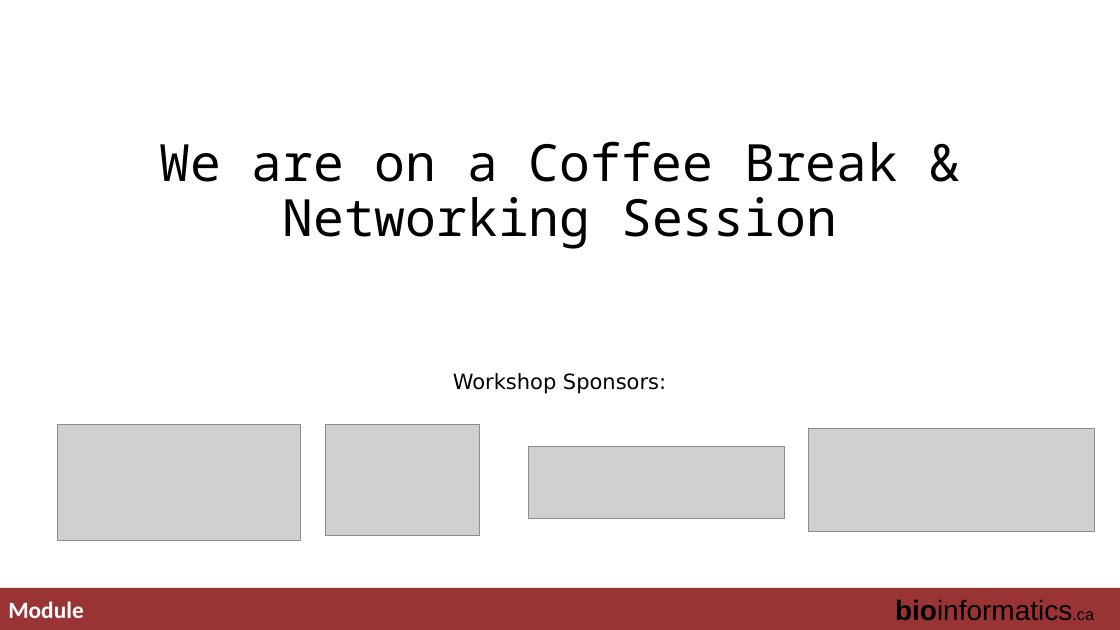
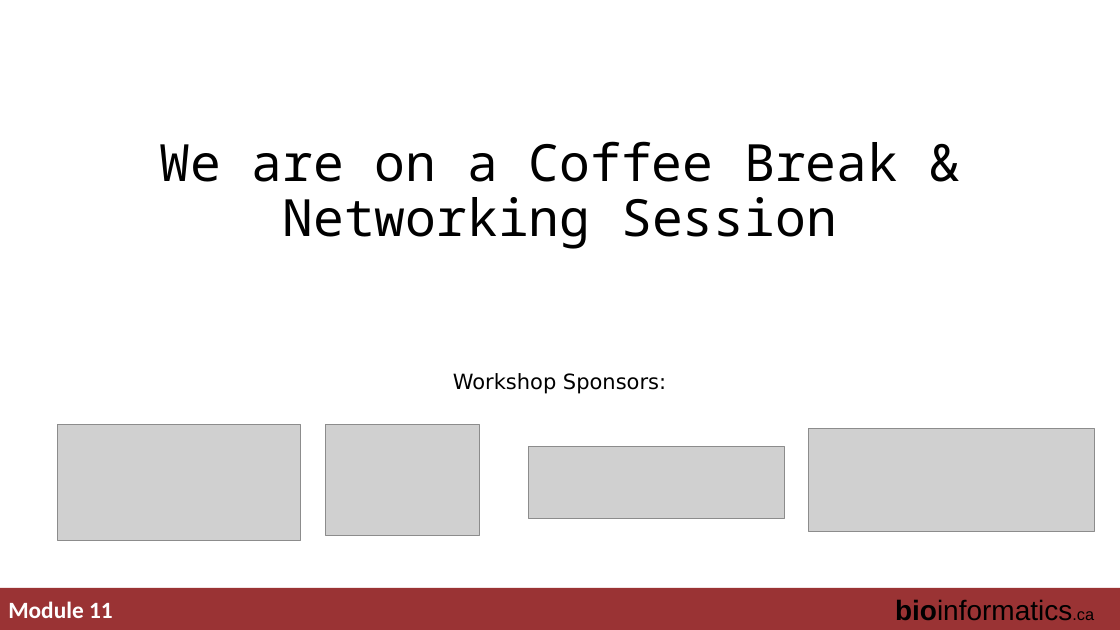
Before and after one commit to griffithlab/rnabio.org, a slide deck: slide 14 of assets/lectures/cbw-cshl/2019/full/RNASeq_Module5_Lecture.pptx (slide 15 before the commit). Drawn at 1120x630 pixels with LibreOffice and Linux fonts; fonts in the diff are those of the drawing; grey boxes stand for pictures. Boxes give left, top, right and bottom in pixels: in the first picture for what was removed or moved away, otherwise in the second. Text is boxed around its words. In the diff, an @@ line names an element or a change of style, - is before the commit and + after.

Commit message:
update module numbers

```diff
--- a/assets/lectures/cbw-cshl/2019/full/RNASeq_Module5_Lecture.pptx
+++ b/assets/lectures/cbw-cshl/2019/full/RNASeq_Module5_Lecture.pptx
@@ text at [8, 601, 113, 618]: text changed @@
-Module
+Module 11
```
Also in this commit, not shown: 13 other slides changed, 1 slide removed, 4 other files.
